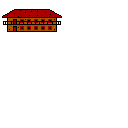
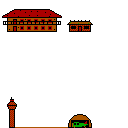
The second 128px x 128px image is a revision of the first. Changes to its layers:
added layer "hideout" above "house1" over <box>67,20,93,32</box>
added layer "airport" above "Background" over <box>7,97,92,128</box>
hid "Background", painted on it over <box>7,20,93,128</box>
